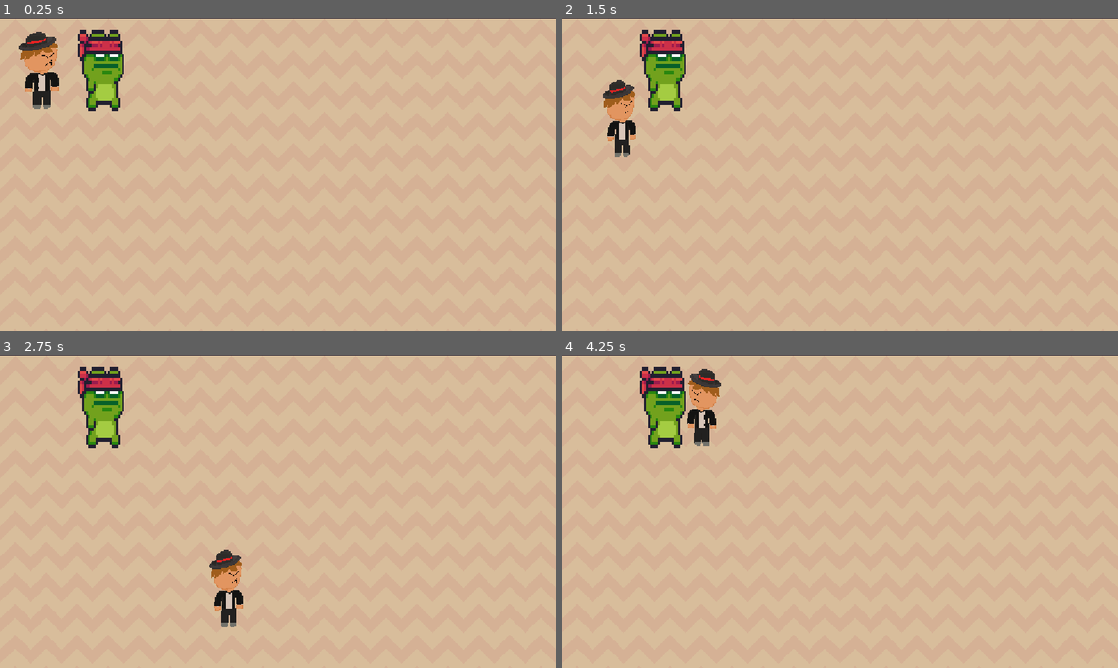
Above: before the commit, frames 1-4 (two rows, left to right).
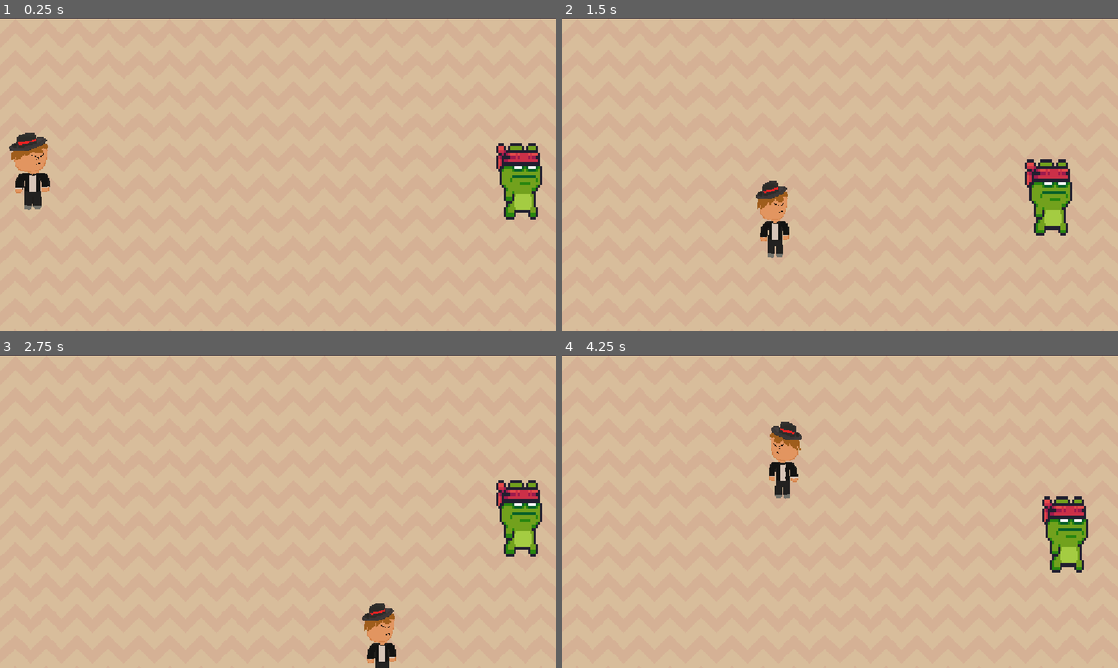
Above: after the commit, the same moments.

Repository: AtmosphereFHC/Haven-project-rahhh
Game: Godot game, scene res://main.tscn
Two runs of this game, one before a commit and one after it. Both use one fixed random seed, a clock stepped at 60 frames per second and the inputs below.
Inputs:
- Up to frame 1 (0.25 s): no input
- Up to frame 2 (1.5 s): tap Enter at 0.5 s; hold D (P1right) 0.53-1.28 s; tap Down (P2down) at 0.6 s; tap Left (P2left) at 0.8, 1.35 s; hold S (P1down) from 1.28 s (still down)
- Up to frame 3 (2.75 s): tap Right (P2right) at 1.55, 2.1 s; release S (P1down) at 2.03 s; hold D (P1right) from 2.03 s (still down); tap Up (P2up) at 2.3 s
- Up to frame 4 (4.25 s): release D (P1right) at 2.78 s; hold W (P1up) 2.78-3.53 s; tap Up (P2up) at 2.85 s; tap Down (P2down) at 3.05, 3.6 s; hold A (P1left) from 3.53 s (still down); tap Left (P2left) at 3.8 s

The runs differ from the first frame. In frame 1, 5.7% of the frame differs, in the area x 1-98%, y 3-65%; in frame 2, 5.3%; in frame 3, 5.2%; in frame 4, 5.3%.
Error after the commit: Attempt to call function 'pause' in base 'null instance' on a null instance. (res://scenes/p_2.gd:15)

Commit message:
p2 anims and stuff added

Diff:
--- a/main.tscn
+++ b/main.tscn
@@ -5,6 +5,7 @@
 [ext_resource type="PackedScene" uid="uid://cq1n1xnedu1wo" path="res://scenes/P1.tscn" id="4_1bvp3"]
 [ext_resource type="PackedScene" uid="uid://g2h7n88stkte" path="res://scenes/p_2.tscn" id="5_7mycd"]
 [ext_resource type="Script" uid="uid://dhf7why580d8t" path="res://scenes/p_1.gd" id="5_lquwl"]
+[ext_resource type="Script" uid="uid://cqfqajn8ykk35" path="res://scenes/p_2.gd" id="6_7mycd"]
 
 [sub_resource type="TileSetAtlasSource" id="TileSetAtlasSource_1bvp3"]
 texture = ExtResource("2_h2yge")
@@ -186,9 +187,10 @@
 anchor_mode = 0
 
 [node name="P1" parent="." unique_id=930347221 instance=ExtResource("4_1bvp3")]
-position = Vector2(82, 109)
+position = Vector2(62, 317)
 motion_mode = 1
 script = ExtResource("5_lquwl")
 
-[node name="P2" parent="." unique_id=2094798486 instance=ExtResource("5_7mycd")]
-position = Vector2(162, 7)
+[node name="P2" parent="." unique_id=257597690 instance=ExtResource("5_7mycd")]
+position = Vector2(1076, 331)
+script = ExtResource("6_7mycd")
--- /dev/null
+++ b/scenes/p_2.gd
@@ -0,0 +1,23 @@
+extends CharacterBody2D
+
+@export var speed = 500
+@onready var sprite = $Run_animation
+
+
+func get_input():
+	var input_direction = Input.get_vector ("P2left", "P2right", "P2up", "P2down")
+	velocity = input_direction * speed
+	if velocity.x < 0:
+		sprite.scale.x = -1
+	if velocity.x > 0:
+		sprite.scale.x = 1
+	if velocity.x == 0:
+		sprite.pause()
+		sprite.frame = 0
+	if velocity.x != 0:
+		sprite.play("run")
+
+
+func _physics_process(_delta):
+	get_input()
+	move_and_slide()
--- a/scenes/p_2.tscn
+++ b/scenes/p_2.tscn
@@ -90,21 +90,23 @@
 "texture": SubResource("AtlasTexture_j1caq")
 }],
 "loop": 1,
-"name": &"default",
-"speed": 5.0
+"name": &"run",
+"speed": 18.0
 }]
 
-[sub_resource type="RectangleShape2D" id="RectangleShape2D_3owqy"]
-size = Vector2(95, 167)
+[sub_resource type="CapsuleShape2D" id="CapsuleShape2D_ya6cy"]
+radius = 46.0
+height = 164.0
 
-[node name="P2" type="CharacterBody2D" unique_id=2094798486]
+[node name="P2" type="CharacterBody2D" unique_id=257597690]
 
-[node name="AnimatedSprite2D" type="AnimatedSprite2D" parent="." unique_id=654793497]
+[node name="AnimatedSprite2D" type="AnimatedSprite2D" parent="." unique_id=615755597]
 texture_filter = 1
-position = Vector2(49.500004, 95.50001)
-scale = Vector2(4.0937505, 6.9687505)
+position = Vector2(1, 0.99999994)
+scale = Vector2(4.171874, 6.601563)
 sprite_frames = SubResource("SpriteFrames_dpga7")
+animation = &"run"
 
-[node name="CollisionShape2D" type="CollisionShape2D" parent="." unique_id=1185552658]
-position = Vector2(46.5, 102.5)
-shape = SubResource("RectangleShape2D_3owqy")
+[node name="CollisionShape2D" type="CollisionShape2D" parent="." unique_id=1537173220]
+position = Vector2(0, 7)
+shape = SubResource("CapsuleShape2D_ya6cy")
Not shown, added: scenes/p_2.gd.uid
